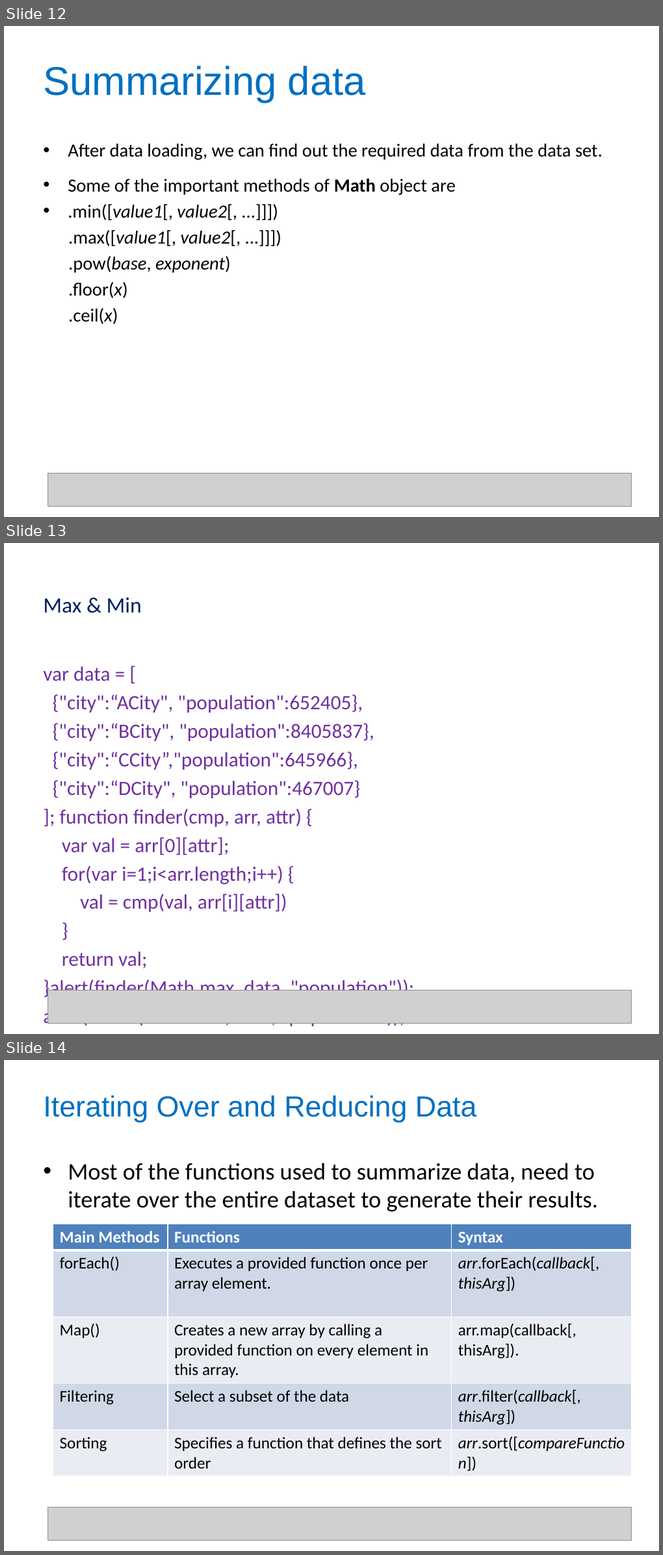
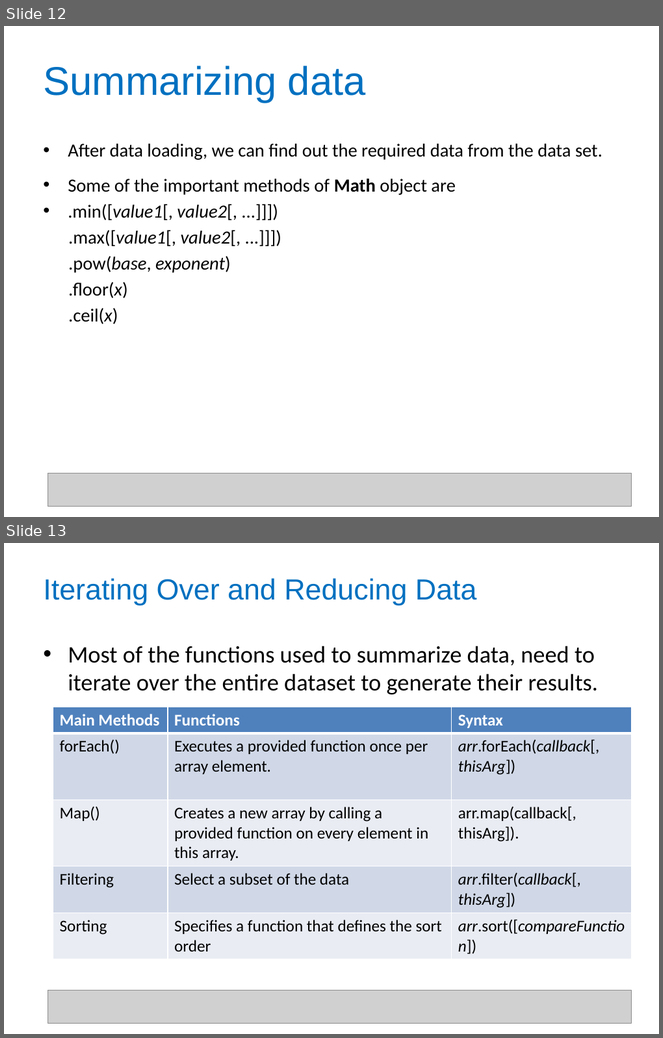
Before and after one commit to shyamTum/JavaScript, a slide deck: Final.pptx. Shown one above the other, each under a label of ours: slides 12, 13 and 14 before the commit, slides 12 and 13 after it. The pictures are 663x1555 and 663x1038 pixels, drawn with LibreOffice and Linux fonts; fonts in the diff are those of the drawing; grey boxes stand for pictures. Boxes give left, top, right and bottom in pixels: in the first picture for what was removed or moved away, otherwise in the second. Text is boxed around its words. In the diff, an @@ line names an element or a change of style, - is before the commit and + after.

```diff
--- a/Final.pptx
+++ b/Final.pptx
@@ slide 13 removed at box(4, 543, 659, 1034), background #FFFFFF @@
@@ title removed at box(43, 598, 142, 613) @@
-Max & Min
@@ text removed at box(43, 667, 415, 1029) @@
-var data = [
-{"city":“ACity", "population":652405},
-{"city":“BCity", "population":8405837},
-{"city":“CCity”,"population":645966},
-{"city":“DCity", "population":467007}
-]; function finder(cmp, arr, attr) {
-var val = arr[0][attr];
-for(var i=1;i<arr.length;i++) {
-val = cmp(val, arr[i][attr])
-}
-return val;
-}alert(finder(Math.max, data, "population"));
-alert(finder(Math.min, data, "population"));
@@ picture removed at box(48, 990, 633, 1023) @@
@@ what was slide 14 is now slide 13 @@
```
Also in this commit, not shown: 1 other slide removed, 1 other file.
